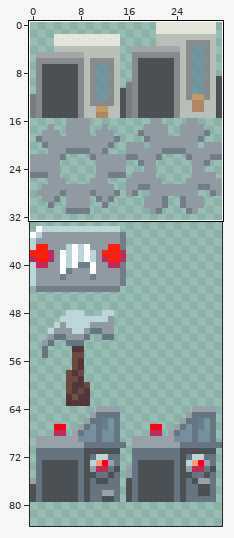
Edited in one commit: sprite sheet (res/Images/utilities.png). The first picture is a wide view before the edit; the outline marks the close-up.
Close-up. Before:
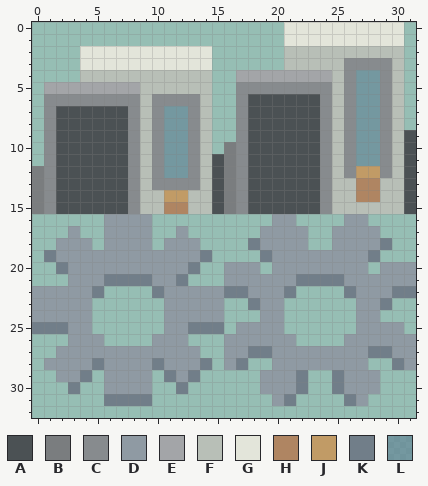
The file is 32x128 pixels. Pixels under 10% opacity are left out. Colours within 5 levels of each other are drawn and written as one. Shown: x 0..31, y 0..32. The wide view leaves out empty margins.
Palette (. is transparent): A #4b5154  B #7a7d7f  C #878b8e  D #8f9aa3  E #a3a5a8  F #b8bfb7  G #e3e5da  H #af8562  J #c19b66  K #717e89  L #648697af
Pixels before, first column x 0:
 0 .....................GGGGGGGGGG.
 1 .....................GGGGGGGGGG.
 2 ....GGGGGGGGGGG......FFFFFFFFFF.
 3 ....GGGGGGGGGGG......FFFFFCCCCF.
 4 ....FFFFFFFFFFF..EEEEEEEEFCLLCF.
 5 .EEEEEEEEFFFFFF..CCCCCCCCFCLLCF.
 6 .CCCCCCCCFCCCCF..CAAAAAACFCLLCF.
 7 .CAAAAAACFCLLCF..CAAAAAACFCLLCF.
 8 .CAAAAAACFCLLCF..CAAAAAACFCLLCF.
 9 .CAAAAAACFCLLCF..CAAAAAACFCLLCFA
10 .CAAAAAACFCLLCF.BCAAAAAACFCLLCFA
11 .CAAAAAACFCLLCFABCAAAAAACFCLLCFA
12 BCAAAAAACFCLLCFABCAAAAAACFCJJCFA
13 BCAAAAAACFCCCCFABCAAAAAACFFHHFFA
14 BCAAAAAACFFJJFFABCAAAAAACFFHHFFA
15 BCAAAAAACFFHHFFABCAAAAAACFFFFFFA
16 ......DDDD..........DD....DD....
17 ...D..DDDD..D......DDDD..DDDD...
18 ..DDD.DDDD.DDD....KDDDD..DDDDK..
19 .KDDDDDDDDDDDDK....KDDDDDDDDK...
20 ..KDDDDDDDDDDK..DDD.DDDDDDDD.DDD
21 ...DDDKKKKDDK...DDDDDDKKKKDDDDDD
22 DDDDDK....KDDDDDKKDDDK....KDDDKK
23 DDDDD......DDDDD..KDD......DDK..
24 DDDDD......DDDDD...DD......DD...
25 KKKDD......DDKKK.DDDD......DDDD.
26 ...DDD....DDD...DDDDDD....DDDDDD
27 ..DDDDDDDDDDDD..DDKKDDDDDDDDKKDD
28 .DDDDKDDDDKDDDK.DK..DDDDDDDD..KD
29 ..DDK.DDDD.KDK.....DDDK..KDDD...
30 ...K..DDDD..K......DDDK..KDDD...
31 ......KKKK..........DK....KD....
After:
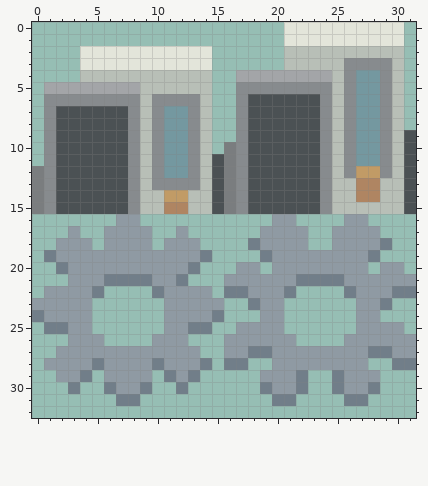
Change:
The edit turns colour D into colour K in row 24 at x 0 and 15; in row 28 at x 16 and 31; in row 30 at x 6, 9, 19 and 28; in row 31 at x 20 and 27.
The author cleared colour D in row 16 at x 6 and 9; in row 20 at x 16 and 31; in row 22 at x 0 and 15.
The author cleared colour K in row 25 at x 0 and 15; in row 31 at x 6 and 9.
Changed places in both close-ups, as pixel boxes (x1, y1, x2, y2):
erased: (104, 214, 152, 226)
changed: (212, 262, 284, 406)
erased: (404, 262, 416, 274)
changed: (32, 286, 44, 334)
changed: (356, 358, 416, 406)
changed: (104, 382, 152, 406)
